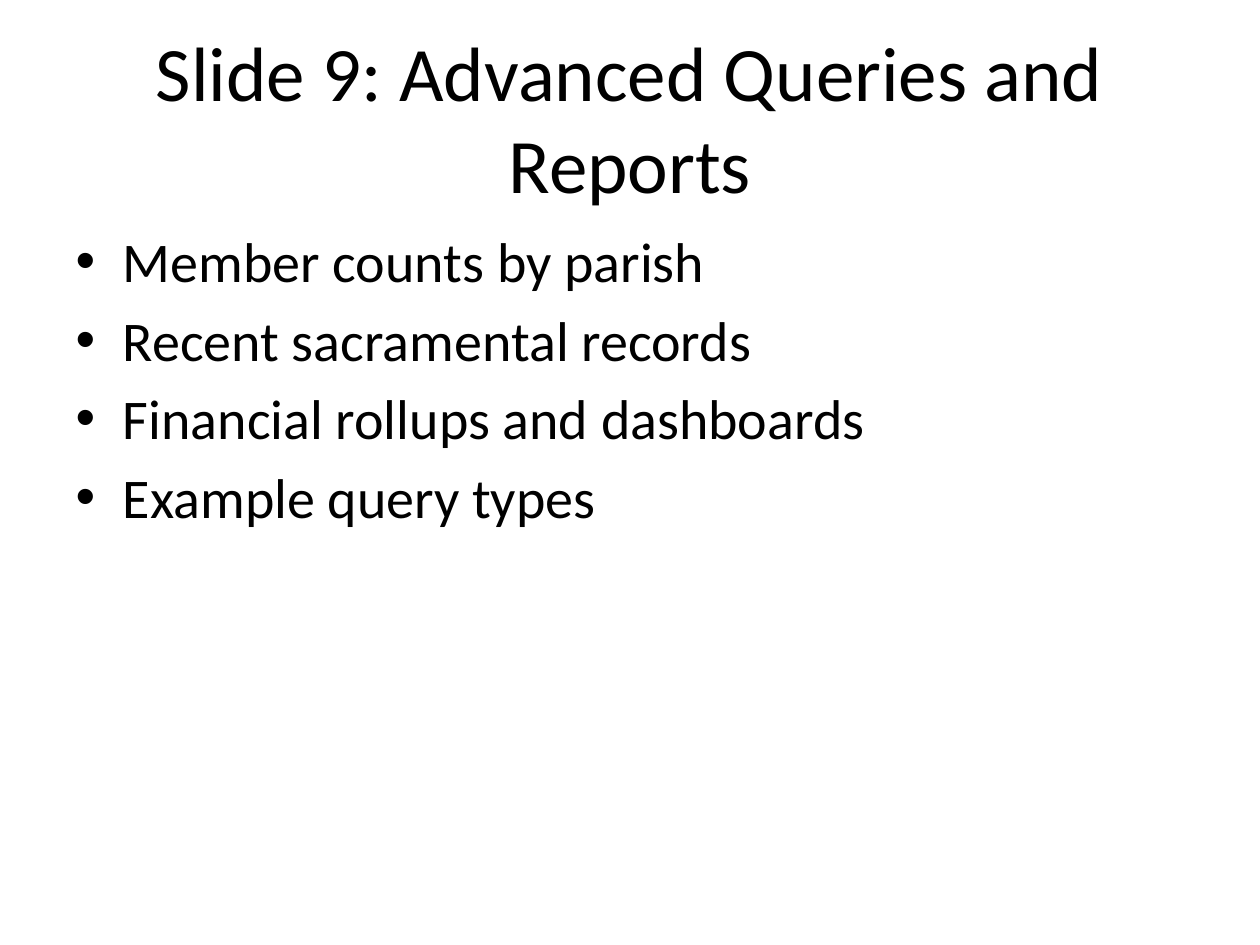
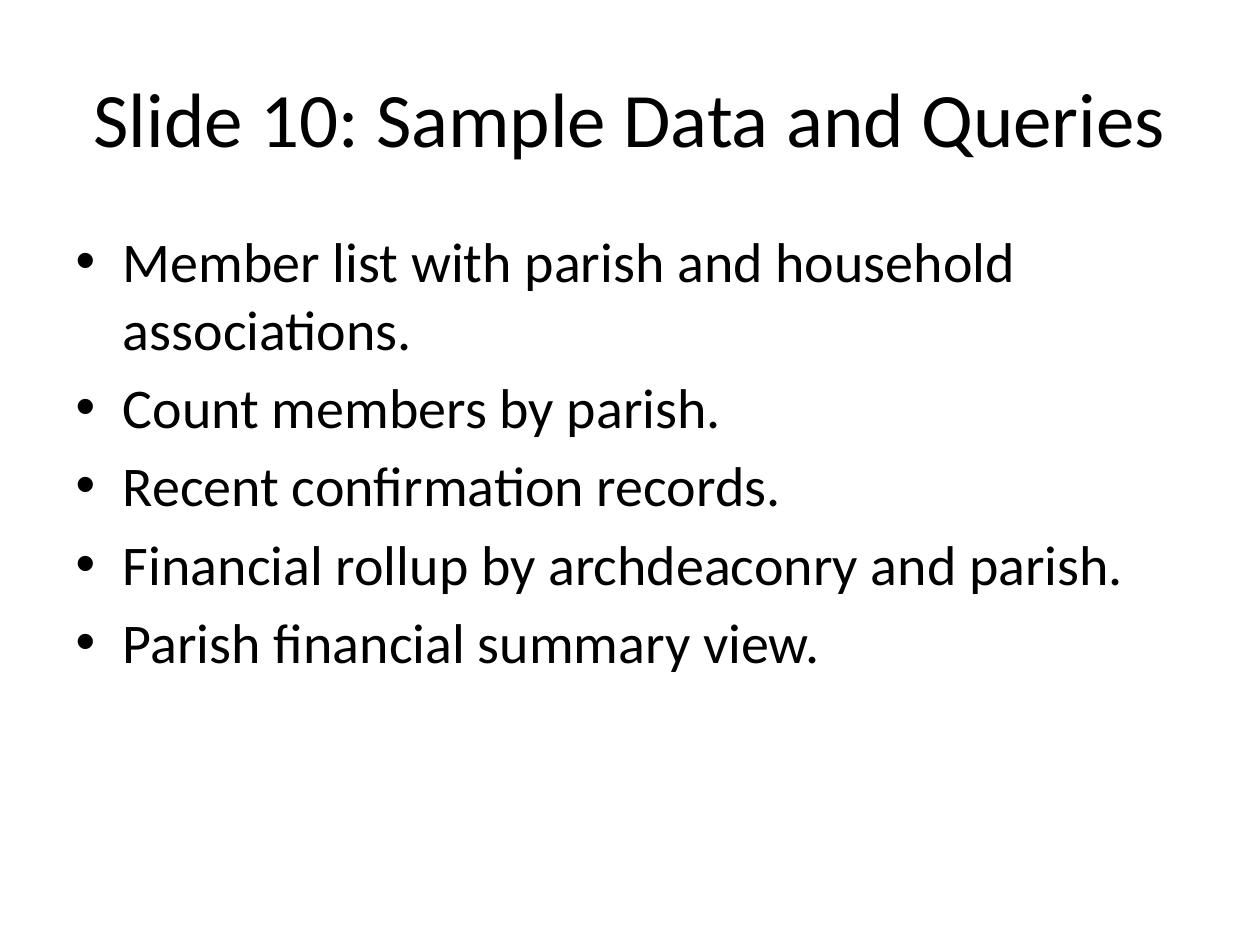
Before and after one commit to Icradle-Innovations-Ltd/cou-mis, a slide deck: slide 10 of Coursework/CoU-MIS_Presentation.pptx (slide 9 before the commit). Drawn at 1260x945 pixels with LibreOffice and Linux fonts; fonts in the diff are those of the drawing. Boxes give left, top, right and bottom in pixels: in the first picture for what was removed or moved away, otherwise in the second. Text is boxed around its words. In the diff, an @@ line names an element or a change of style, - is before the commit and + after.

Commit message:
Add PostgreSQL support and Railway deployment
Enable optional PostgreSQL backing and add deployment assets. server.js now uses pg Pool when DATABASE_URL is configured (falls back to in-memory data), adds DEFAULT_HOUSEHOLD_ID handling, input validation, and implements DB queries for members, sacraments, transactions, and summary endpoints. Added Dockerfile, .dockerignore, .env.example, and a Railway deployment guide; updated README and package.json (added pg). Inserted seed data into sql/schema.sql and included minor presentation/report/outline updates.

```diff
--- a/Coursework/CoU-MIS_Presentation.pptx
+++ b/Coursework/CoU-MIS_Presentation.pptx
@@ title at (x1=94, y1=93, x2=1164, y2=160): text changed @@
-Slide 9: Advanced Queries and Reports
+Slide 10: Sample Data and Queries
@@ text at (x1=123, y1=243, x2=1123, y2=672): text changed @@
-• Member counts by parish
-• Recent sacramental records
-• Financial rollups and dashboards
-• Example query types
+• Member list with parish and household associations.
+• Count members by parish.
+• Recent confirmation records.
+• Financial rollup by archdeaconry and parish.
+• Parish financial summary view.
```
Also in this commit, not shown: 13 other slides changed, 1 slide added, 1 slide removed, 10 other files.
